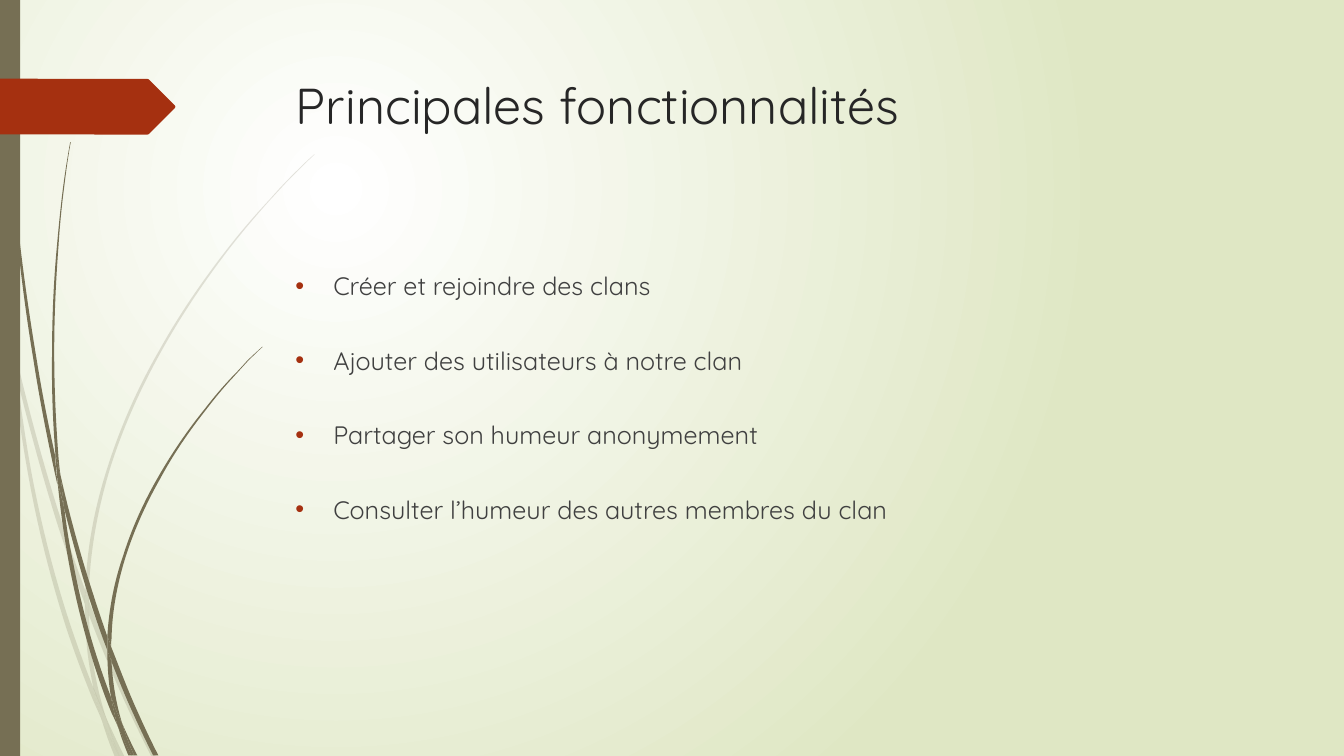
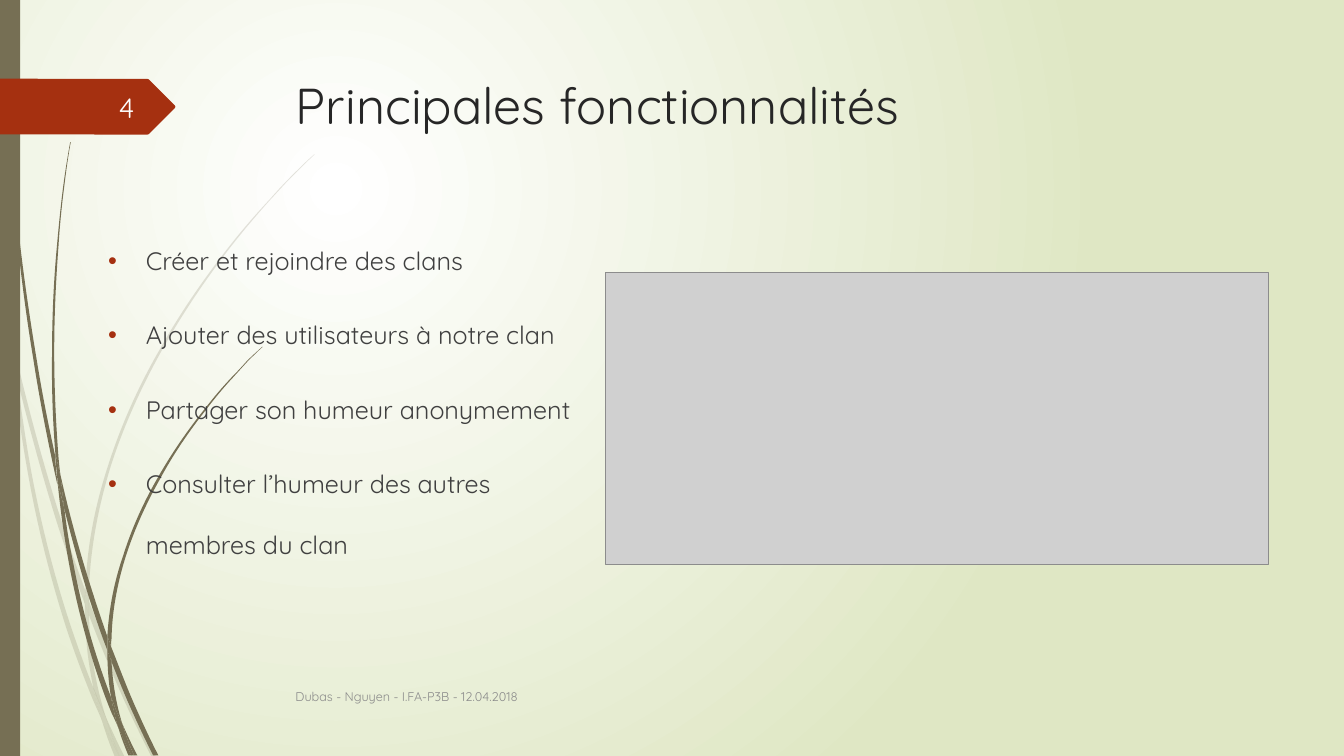
Before and after one commit to loicdub/GitHighfeel, a slide deck: slide 5 of presentation/presentation.pptx. Drawn at 1344x756 pixels with LibreOffice and Linux fonts; fonts in the diff are those of the drawing; grey boxes stand for pictures. Boxes give left, top, right and bottom in pixels: in the first picture for what was removed or moved away, otherwise in the second. Text is boxed around its words. In the diff, an @@ line names an element or a change of style, - is before the commit and + after.

Commit message:
stuff

```diff
--- a/presentation/presentation.pptx
+++ b/presentation/presentation.pptx
@@ page number added at (x1=119, y1=98, x2=135, y2=118), 20 pt, text #FEFFFF @@
+4
@@ text "Créer et rejoindre des clans" rewrapped from (x1=333, y1=276, x2=887, y2=520) to (x1=146, y1=251, x2=571, y2=555) @@
@@ picture added at (x1=606, y1=272, x2=1268, y2=565) @@
@@ text added at (x1=295, y1=692, x2=517, y2=704), 9 pt, text #8C8C8C @@
+Dubas - Nguyen - I.FA-P3B - 12.04.2018
```
Also in this commit, not shown: 4 other slides changed, 2 slides added, 2 slides removed.
